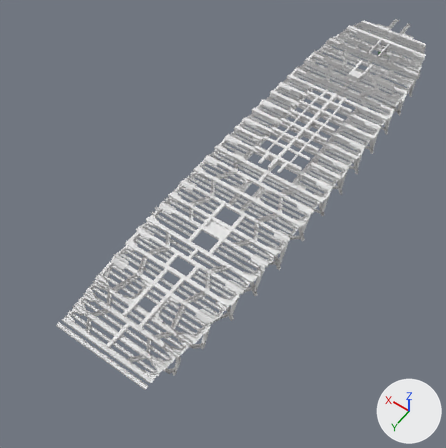
One commit to the FBX model Constitution/Content/ship/main/GunDeckSupports_Mesh.fbx: the scene before it, then after it.
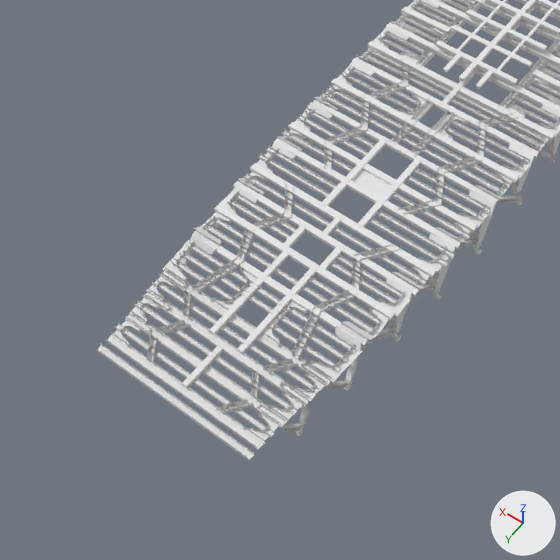
Each version appears first whole from a 50 mm camera at (-126.0, 259.0, 299.0) aimed at (10.0, 69.0, 0.0), and next in a close-up on the part from 0% to 73% of the width and 27% to 100% of the height. Arrows for +X, +Y and +Z are at lower right; the lights stay in place. Where no turn or scale is listed for an object, it has been applied to the vertices. Vertices at the same position are counted once.

In view in the first close-up: 'GunDeckSupports'.
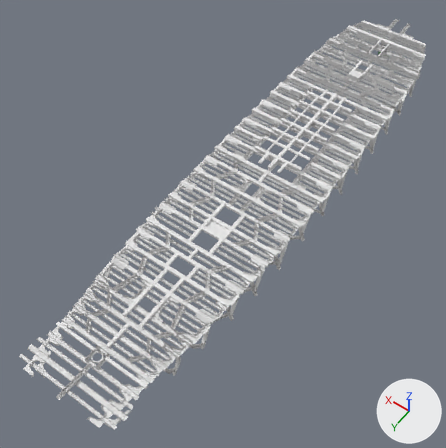
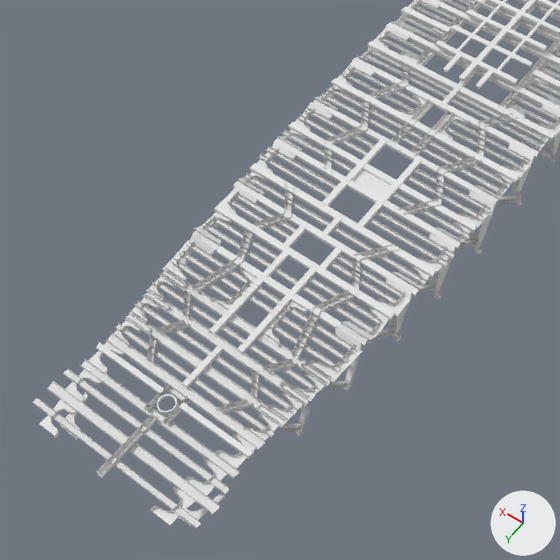
Changed parts and their boxes [x1, y1, x2, y2] in the close-ups (560 x 560 px):
'GunDeckSupports', reshaped: before [96, 0, 560, 460]; after [33, 0, 560, 528]
part 1 of me_mesh, added: after [79, 358, 239, 478]
part 2 of me_mesh, added: after [47, 381, 219, 514]
part 3 of me_mesh, added: after [163, 396, 190, 426]
part 4 of me_mesh, added: after [62, 369, 229, 494]
part 5 of me_mesh, added: after [184, 456, 227, 495]
part 6 of me_mesh, added: after [148, 486, 195, 525]
part 7 of me_mesh, added: after [214, 431, 256, 469]
part 8 of me_mesh, added: after [144, 383, 172, 412]
part 9 of me_mesh, added: after [65, 369, 103, 403]
part 10 of me_mesh, added: after [40, 399, 78, 438]
part 11 of me_mesh, added: after [88, 342, 126, 374]
part 12 of me_mesh, added: after [178, 494, 225, 526]
part 13 of me_mesh, added: after [60, 392, 88, 440]
part 14 of me_mesh, added: after [33, 398, 201, 528]
part 15 of me_mesh, added: after [96, 413, 158, 478]
part 16 of me_mesh, added: after [167, 386, 189, 403]
part 17 of me_mesh, built on: before [96, 346, 254, 460]; after [96, 342, 254, 459]

The change, as a diff of the scene's bpy script:
```diff
--- a/Constitution/Content/ship/main/GunDeckSupports_Mesh.fbx.py
+++ b/Constitution/Content/ship/main/GunDeckSupports_Mesh.fbx.py
@@ me_mesh @@
-me_mesh.from_pydata(...)  # 30718 vertices, 27192 faces; spans x -41.0..41.0, y -152.0..185.0, z 11.0..28.0
+me_mesh.from_pydata(...)  # 32941 vertices, 29206 faces; spans x -41.0..41.0, y -152.0..212.0, z 11.0..28.0
+# me_mesh part 1: the loose piece of 36 vertices spanning x -29.0..29.0, y 183.0..185.0, z 24.0..26.0 is copied, and the copy is moved by (0.0, 6.0, 0.0); it spans x -29.0..29.0, y 189.0..192.0, z 25.0..26.0
+# me_mesh part 2: the loose piece of 36 vertices spanning x -31.0..31.0, y 166.0..168.0, z 24.0..26.0 is copied, and the copy is moved by (0.0, 34.0, 1.0); it spans x -31.0..31.0, y 200.0..203.0, z 25.0..27.0
+# me_mesh part 3: the loose piece of 24 vertices spanning x -20.0..-12.0, y 172.0..179.0, z 24.0..26.0 is copied, and the copy is scaled about its middle by (0.0847, 1.35, 0.885), then moved by (12.0, 11.0, 0.0); it spans x -4.0..-3.0, y 181.0..191.0, z 24.0..26.0
+# me_mesh part 4: the loose piece of 36 vertices spanning x -30.0..30.0, y 175.0..177.0, z 25.0..26.0 is copied, and the copy is moved by (0.0, 20.0, 2.0); it spans x -30.0..30.0, y 195.0..197.0, z 26.0..28.0
+# me_mesh part 5: the loose piece of 151 vertices spanning x -29.0..-22.0, y 172.0..179.0, z 24.0..26.0 is copied, and the copy is moved by (3.0, 20.0, 1.0); it spans x -27.0..-19.0, y 192.0..200.0, z 25.0..27.0
+# me_mesh part 6: the loose piece of 151 vertices spanning x -29.0..-22.0, y 172.0..179.0, z 24.0..26.0 is copied, and the copy is scaled about its middle by (0.945, 1.35, 1), then moved by (4.0, 31.0, 2.0); it spans x -25.0..-17.0, y 202.0..212.0, z 26.0..28.0
+# me_mesh part 7: the loose piece of 151 vertices spanning x -32.0..-25.0, y 155.0..162.0, z 24.0..25.0 is copied, and the copy is moved by (4.0, 27.0, 1.0); it spans x -28.0..-20.0, y 181.0..190.0, z 25.0..27.0
+# me_mesh part 8: the loose piece of 24 vertices spanning x -20.0..-12.0, y 172.0..179.0, z 24.0..26.0 is copied, and the copy is scaled about its middle by (0.0847, 1.35, 0.885), then moved by (19.0, 11.0, 0.0); it spans x 3.0..4.0, y 181.0..191.0, z 24.0..26.0
+# me_mesh part 9: the loose piece of 151 vertices spanning x 22.0..29.0, y 172.0..179.0, z 24.0..26.0 is copied, and the copy is moved by (-3.0, 20.0, 1.0); it spans x 19.0..27.0, y 192.0..200.0, z 25.0..27.0
+# me_mesh part 10: the loose piece of 151 vertices spanning x 22.0..29.0, y 172.0..179.0, z 24.0..26.0 is copied, and the copy is scaled about its middle by (0.945, 1.35, 1), then moved by (-4.0, 31.0, 2.0); it spans x 17.0..25.0, y 202.0..212.0, z 26.0..28.0
+# me_mesh part 11: the loose piece of 151 vertices spanning x 25.0..32.0, y 155.0..162.0, z 24.0..25.0 is copied, and the copy is moved by (-4.0, 27.0, 1.0); it spans x 20.0..28.0, y 181.0..190.0, z 25.0..27.0
+# me_mesh part 12: a new loose piece of 242 vertices spanning x -27.0..-18.0, y 194.0..206.0, z 14.0..16.0, in mat_whitewood_mat (white #e7e7e7)
+# me_mesh part 13: a new loose piece of 242 vertices spanning x 18.0..27.0, y 194.0..206.0, z 14.0..16.0, in mat_whitewood_mat (white #e7e7e7)
+# me_mesh part 14: a new loose piece of 42 vertices spanning x -31.0..31.0, y 206.0..208.0, z 27.0..28.0, in mat_whitewood_mat (white #e7e7e7)
+# me_mesh part 15: a new loose piece of 26 vertices spanning x -1.0..1.0, y 191.0..212.0, z 25.0..28.0, in mat_whitewood_mat (white #e7e7e7)
+# me_mesh part 16: a new loose piece of 21 vertices spanning x -3.0..3.0, y 181.0..183.0, z 25.0..26.0, in mat_whitewood_mat (white #e7e7e7)
+# me_mesh part 17: 4 vertices moved from x -29.0..29.0, y 183.0, z 24.0..25.0 to x -4.0..4.0, y 183.0..185.0, z 25.0; 10 vertices removed from x -29.0..29.0, y 183.0..185.0, z 24.0..26.0; 598 vertices added at x -29.0..29.0, y 183.0..189.0, z 25.0..26.0
 me_mesh.materials.append(mat_whitewood_mat)
```
